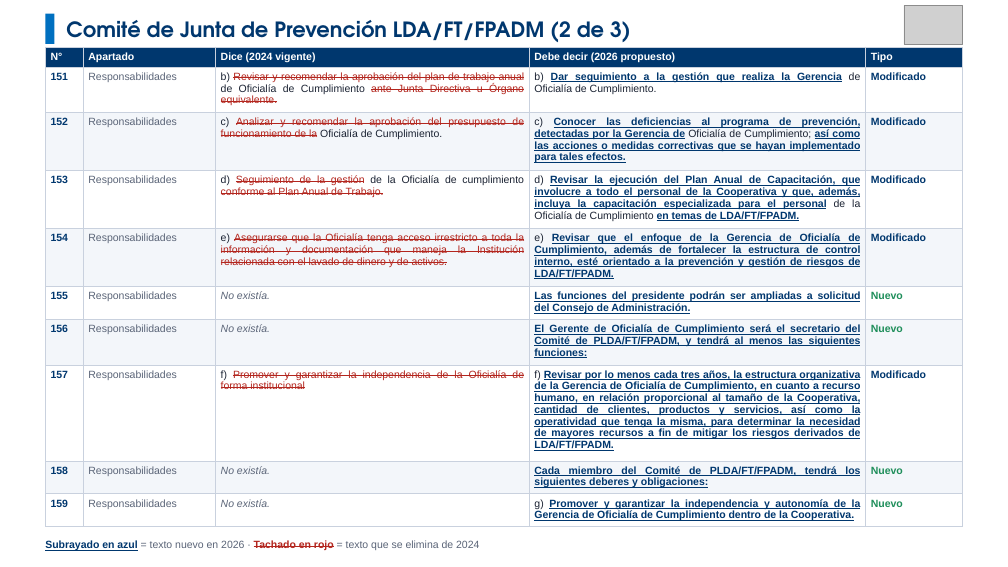
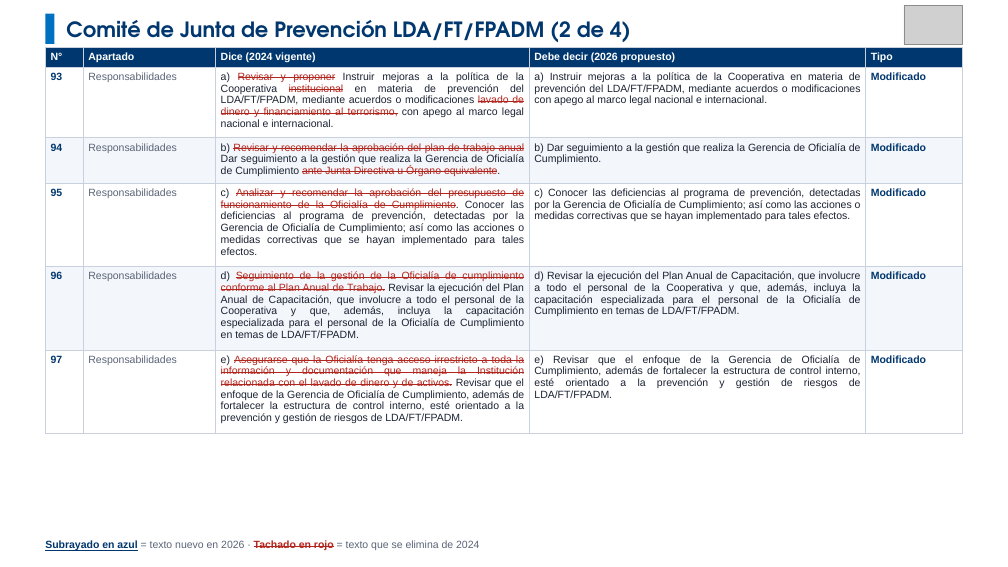
Before and after one commit to menjivar201280/riesgo, a slide deck: slide 31 of comparativo-comite-riesgos/Comparativo_Comite_Riesgos_V03_vs_V04.pptx (slide 37 before the commit). Drawn at 1008x567 pixels with LibreOffice and Linux fonts; fonts in the diff are those of the drawing; grey boxes stand for pictures. Boxes give left, top, right and bottom in pixels: in the first picture for what was removed or moved away, otherwise in the second. Text is boxed around its words. In the diff, an @@ line names an element or a change of style, - is before the commit and + after.

```diff
--- a/comparativo-comite-riesgos/Comparativo_Comite_Riesgos_V03_vs_V04.pptx
+++ b/comparativo-comite-riesgos/Comparativo_Comite_Riesgos_V03_vs_V04.pptx
@@ text at [66,20,631,42]: text changed @@
-Comité de Junta de Prevención LDA/FT/FPADM (2 de 3)
+Comité de Junta de Prevención LDA/FT/FPADM (2 de 4)
@@ table at [45,47,963,432] @@
-row 2: 151 | Responsabilidades | b) Revisar y recomendar la aprobación del plan de trabajo anual de Oficialía de Cumplimiento ante Junta Directiva u Órgano equivalente. | b) Dar seguimiento a la gestión que realiza la Gerencia de Oficialía de Cumplimiento. | Modificado
-row 3: 152 | Responsabilidades | c) Analizar y recomendar la aprobación del presupuesto de funcionamiento de la Oficialía de Cumplimiento. | c) Conocer las deficiencias al programa de prevención, detectadas por la Gerencia de Oficialía de Cumplimiento; así como las acciones o medidas correctivas que se hayan implementado para tales efectos. | Modificado
-row 4: 153 | Responsabilidades | d) Seguimiento de la gestión de la Oficialía de cumplimiento conforme al Plan Anual de Trabajo. | d) Revisar la ejecución del Plan Anual de Capacitación, que involucre a todo el personal de la Cooperativa y que, además, incluya la capacitación especializada para el personal de la Oficialía de Cumplimiento en temas de LDA/FT/FPADM. | Modificado
-row 5: 154 | Responsabilidades | e) Asegurarse que la Oficialía tenga acceso irrestricto a toda la información y documentación que maneja la Institución relacionada con el lavado de dinero y de activos. | e) Revisar que el enfoque de la Gerencia de Oficialía de Cumplimiento, además de fortalecer la estructura de control interno, esté orientado a la prevención y gestión de riesgos de LDA/FT/FPADM. | Modificado
-row 6: 155 | Responsabilidades | No existía. | Las funciones del presidente podrán ser ampliadas a solicitud del Consejo de Administración. | Nuevo
-row 7: 156 | Responsabilidades | No existía. | El Gerente de Oficialía de Cumplimiento será el secretario del Comité de PLDA/FT/FPADM, y tendrá al menos las siguientes funciones: | Nuevo
-row 8: 157 | Responsabilidades | f) Promover y garantizar la independencia de la Oficialía de forma institucional | f) Revisar por lo menos cada tres años, la estructura organizativa de la Gerencia de Oficialía de Cumplimiento, en cuanto a recurso humano, en relación proporcional al tamaño de la Cooperativa, cantidad de clientes, productos y servicios, así como la operatividad que tenga la misma, para determinar la necesidad de mayores recursos a fin de mitigar los riesgos derivados de LDA/FT/FPADM. | Modificado
-row 9: 158 | Responsabilidades | No existía. | Cada miembro del Comité de PLDA/FT/FPADM, tendrá los siguientes deberes y obligaciones: | Nuevo
-row 10: 159 | Responsabilidades | No existía. | g) Promover y garantizar la independencia y autonomía de la Gerencia de Oficialía de Cumplimiento dentro de la Cooperativa. | Nuevo
+row 2: 93 | Responsabilidades | a) Revisar y proponer Instruir mejoras a la política de la Cooperativa institucional en materia de prevención del LDA/FT/FPADM, mediante acuerdos o modificaciones lavado de dinero y financiamiento al terrorismo, con apego al marco legal nacional e internacional. | a) Instruir mejoras a la política de la Cooperativa en materia de prevención del LDA/FT/FPADM, mediante acuerdos o modificaciones con apego al marco legal nacional e internacional. | Modificado
+row 3: 94 | Responsabilidades | b) Revisar y recomendar la aprobación del plan de trabajo anual Dar seguimiento a la gestión que realiza la Gerencia de Oficialía de Cumplimiento ante Junta Directiva u Órgano equivalente. | b) Dar seguimiento a la gestión que realiza la Gerencia de Oficialía de Cumplimiento. | Modificado
+row 4: 95 | Responsabilidades | c) Analizar y recomendar la aprobación del presupuesto de funcionamiento de la Oficialía de Cumplimiento. Conocer las deficiencias al programa de prevención, detectadas por la Gerencia de Oficialía de Cumplimiento; así como las acciones o medidas correctivas que se hayan implementado para tales efectos. | c) Conocer las deficiencias al programa de prevención, detectadas por la Gerencia de Oficialía de Cumplimiento; así como las acciones o medidas correctivas que se hayan implementado para tales efectos. | Modificado
+row 5: 96 | Responsabilidades | d) Seguimiento de la gestión de la Oficialía de cumplimiento conforme al Plan Anual de Trabajo. Revisar la ejecución del Plan Anual de Capacitación, que involucre a todo el personal de la Cooperativa y que, además, incluya la capacitación especializada para el personal de la Oficialía de Cumplimiento en temas de LDA/FT/FPADM. | d) Revisar la ejecución del Plan Anual de Capacitación, que involucre a todo el personal de la Cooperativa y que, además, incluya la capacitación especializada para el personal de la Oficialía de Cumplimiento en temas de LDA/FT/FPADM. | Modificado
+row 6: 97 | Responsabilidades | e) Asegurarse que la Oficialía tenga acceso irrestricto a toda la información y documentación que maneja la Institución relacionada con el lavado de dinero y de activos. Revisar que el enfoque de la Gerencia de Oficialía de Cumplimiento, además de fortalecer la estructura de control interno, esté orientado a la prevención y gestión de riesgos de LDA/FT/FPADM. | e) Revisar que el enfoque de la Gerencia de Oficialía de Cumplimiento, además de fortalecer la estructura de control interno, esté orientado a la prevención y gestión de riesgos de LDA/FT/FPADM. | Modificado
```
Also in this commit, not shown: 16 other slides changed, 1 slide added, 8 slides removed.
